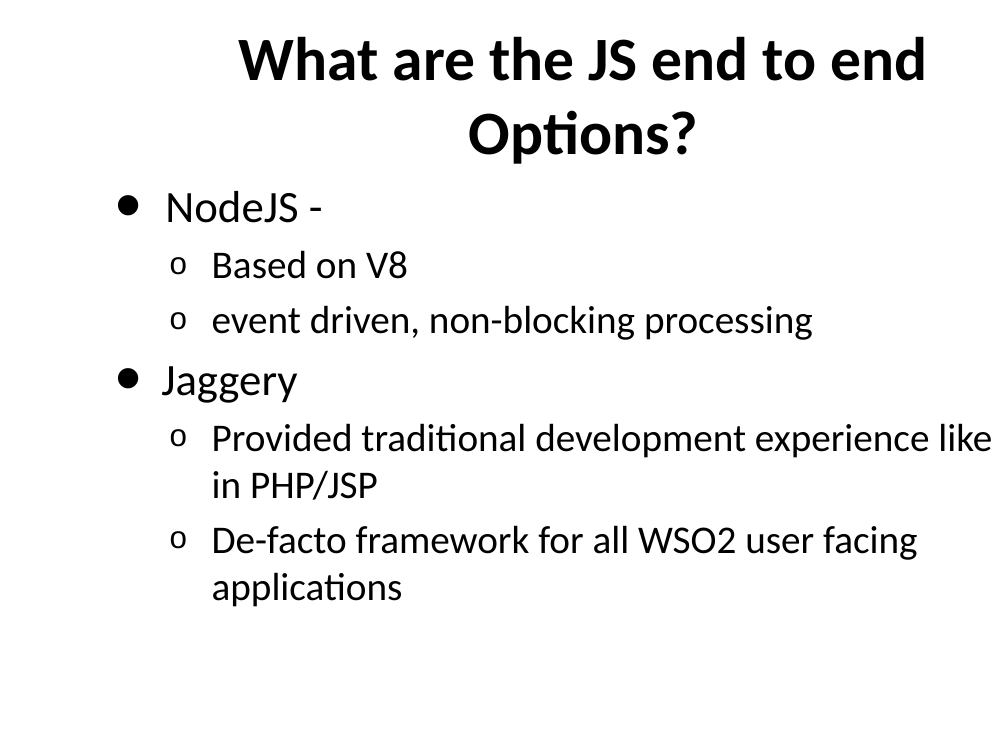
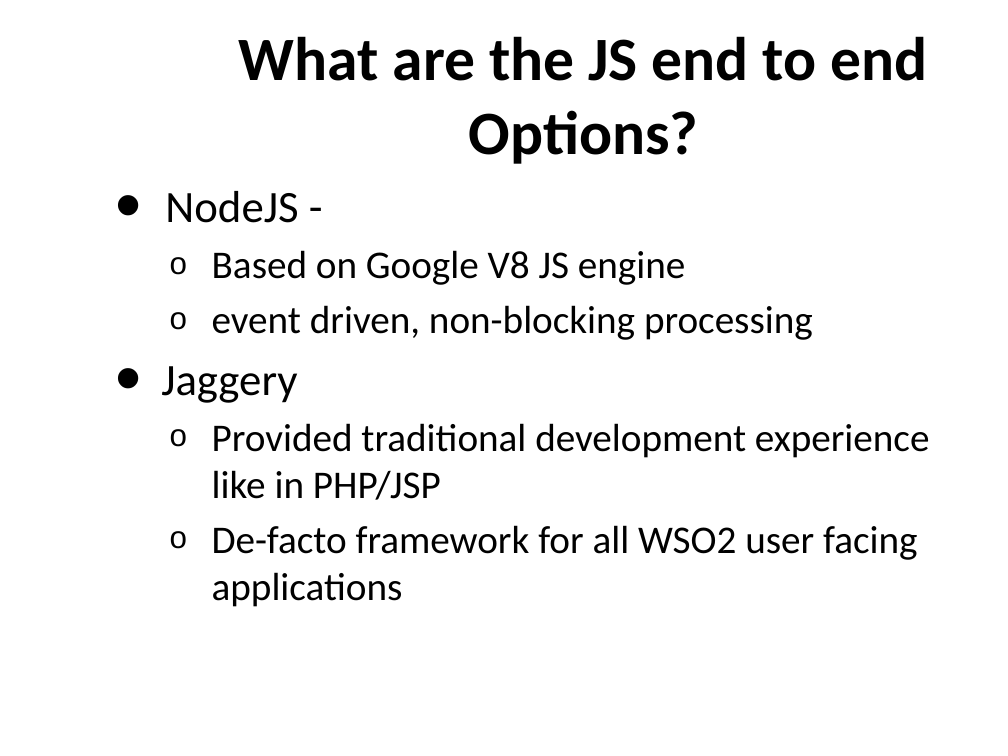
Before and after one commit to nuwanbando/coffee-shop, a slide deck: slide 9 of slides/WebAppDevelopmentWithJavaScript.pptx. Drawn at 1008x756 pixels with LibreOffice and Linux fonts; fonts in the diff are those of the drawing; background and template pictures are left out. Boxes give left, top, right and bottom in pixels: in the first picture for what was removed or moved away, otherwise in the second. Text is boxed around its words. In the diff, an @@ line names an element or a change of style, - is before the commit and + after.

```diff
--- a/slides/WebAppDevelopmentWithJavaScript.pptx
+++ b/slides/WebAppDevelopmentWithJavaScript.pptx
@@ text at bbox=[212, 250, 685, 285]: text changed @@
-  o Based on V8
+  o Based on Google V8 JS engine
```
Also in this commit, not shown: 1 other slide changed.
